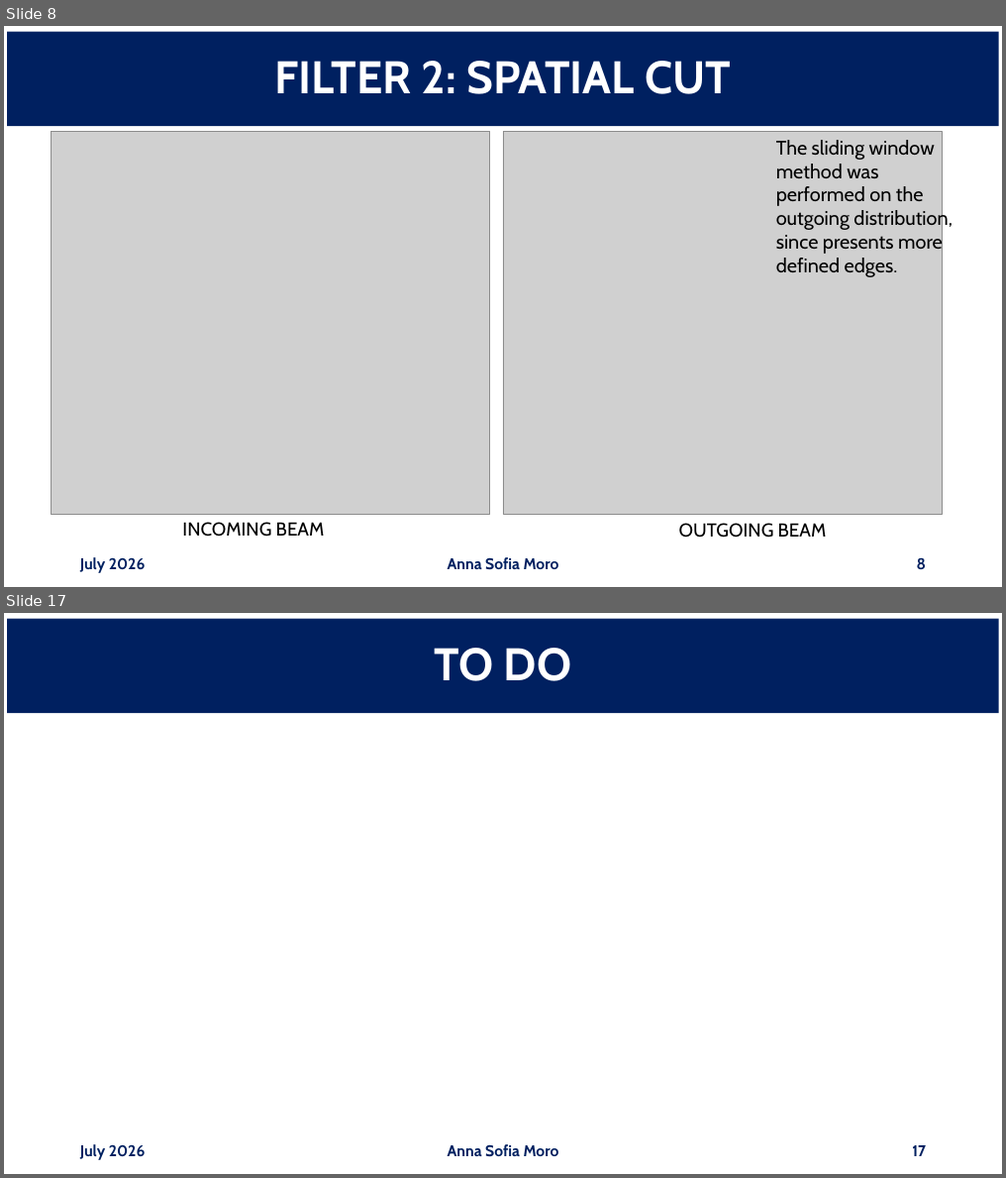
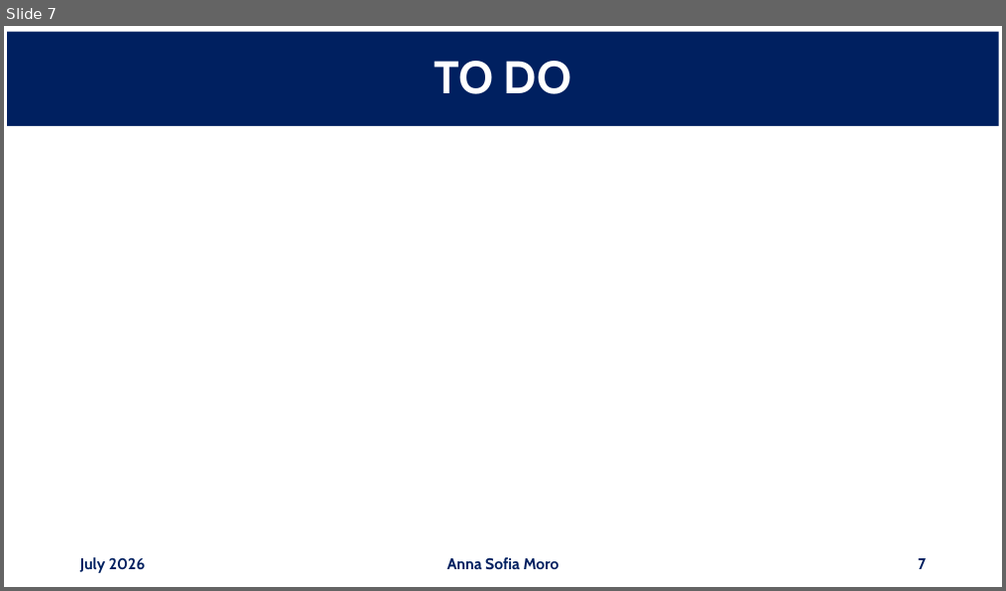
Before and after one commit to annaasofia/tesi, a slide deck: slides/week3.pptx. Shown one above the other, each under a label of ours: slides 8 and 17 before the commit, slide 7 after it; the slides between them are not shown. The pictures are 1006x1178 and 1006x591 pixels, drawn with LibreOffice and Linux fonts; fonts in the diff are those of the drawing; grey boxes stand for pictures. Boxes give left, top, right and bottom in pixels: in the first picture for what was removed or moved away, otherwise in the second. Text is boxed around its words. In the diff, an @@ line names an element or a change of style, - is before the commit and + after.

```diff
--- a/slides/week3.pptx
+++ b/slides/week3.pptx
@@ slide 8 removed at <box>4,26,1002,587</box>, background #FFFFFF @@
@@ title removed at <box>7,32,999,126</box> @@
-FILTER 2: SPATIAL CUT
@@ picture removed at <box>51,132,489,515</box> @@
@@ picture removed at <box>503,132,943,515</box> @@
@@ text removed at <box>776,140,952,277</box> @@
-The sliding window method was performed on the outgoing distribution, since presents more defined edges.
@@ text removed at <box>182,522,325,537</box> @@
-INCOMING BEAM
@@ text removed at <box>679,523,827,538</box> @@
-OUTGOING BEAM
@@ text removed at <box>80,558,146,573</box> @@
-July 2026
@@ text removed at <box>448,558,559,570</box> @@
-Anna Sofia Moro
@@ page number removed at <box>917,558,926,570</box> @@
-8
@@ what was slide 17 is now slide 7 @@
@@ page number at <box>918,559,926,570</box>: text changed @@
-17
+7
```
Also in this commit, not shown: 6 slides changed, 9 other slides removed, 1 other file.
